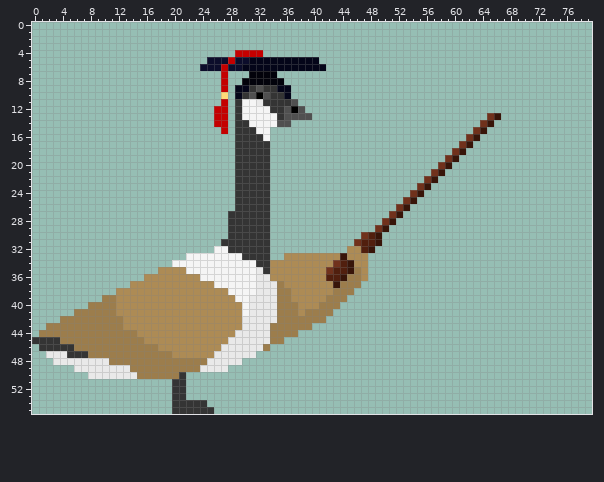
Two versions of one sprite sheet, Assets/Sprites/New Stuff/Character Related/The Scholarly Goose.png. This is how it looked before the edit.
The file is 80x56 pixels.
The same view after the edit:
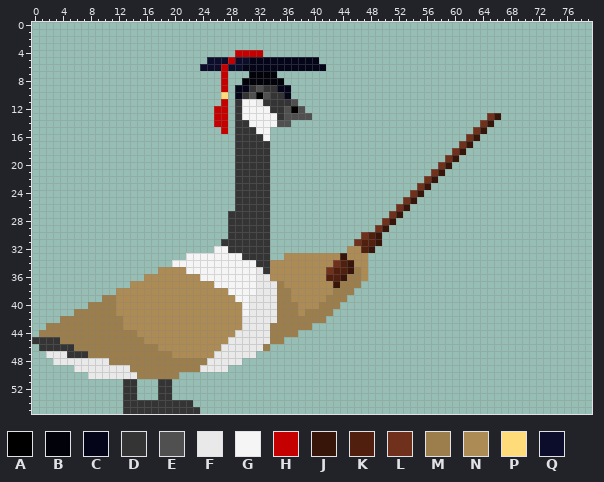
Palette (. is transparent): A #000000  B #02020b  C #040519  D #343434  E #505050  F #e9e9e9  G #f5f5f5  H #c40000  J #381509  K #511f0e  L #70311c  M #9c7d4c  N #ad8b55  P #ffdb79  Q #0c0d2b
Author's note on the commit: RE-LEGGED PROFESSOR H. GOOSINGTON
Diff:
{"y":50,"x":21,"old":"D","new":"."}
{"y":51,"x":13,"old":"..","new":"DD"}
{"y":51,"x":18,"old":"..DD","new":"DD.."}
{"y":52,"x":13,"old":"..","new":"DD"}
{"y":52,"x":18,"old":"..DD","new":"DD.."}
{"y":53,"x":13,"old":"..","new":"DD"}
{"y":53,"x":18,"old":"..DD","new":"DD.."}
{"y":54,"x":13,"old":".......","new":"DDDDDDD"}
{"y":54,"x":23,"old":"DD","new":".."}
{"y":55,"x":13,"old":".......","new":"DDDDDDD"}
{"y":55,"x":24,"old":"DD","new":".."}
